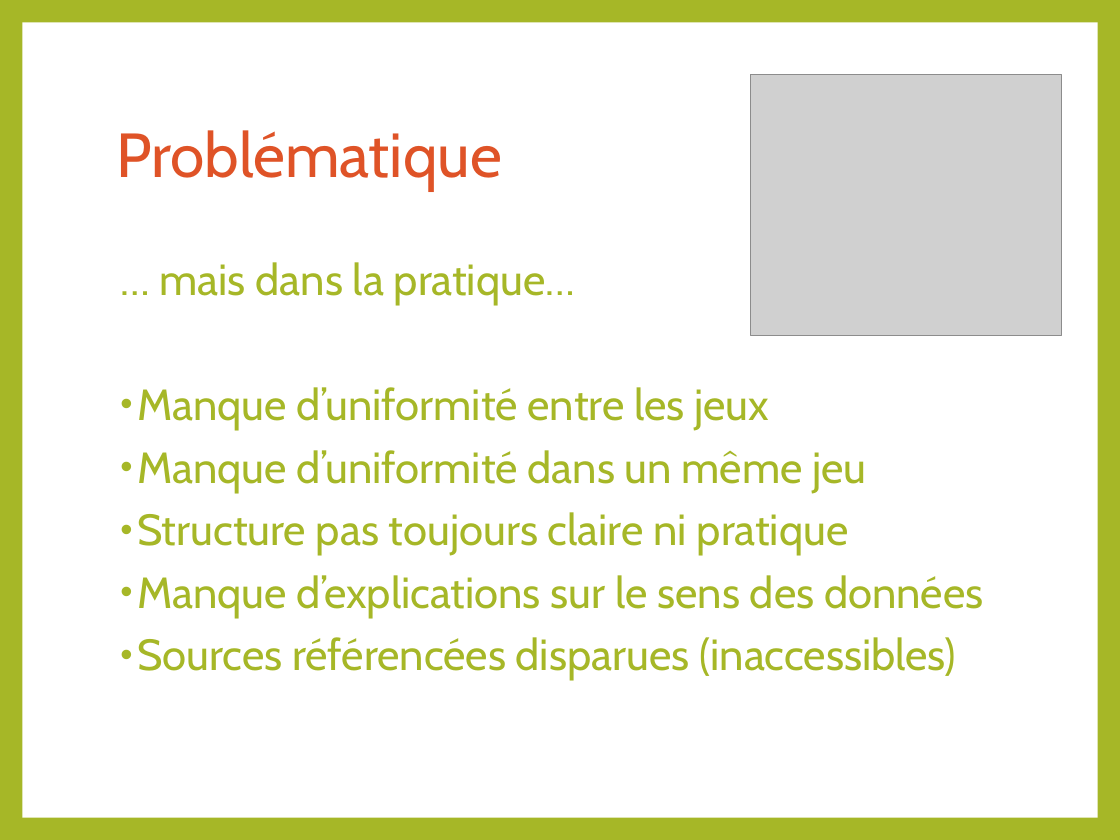
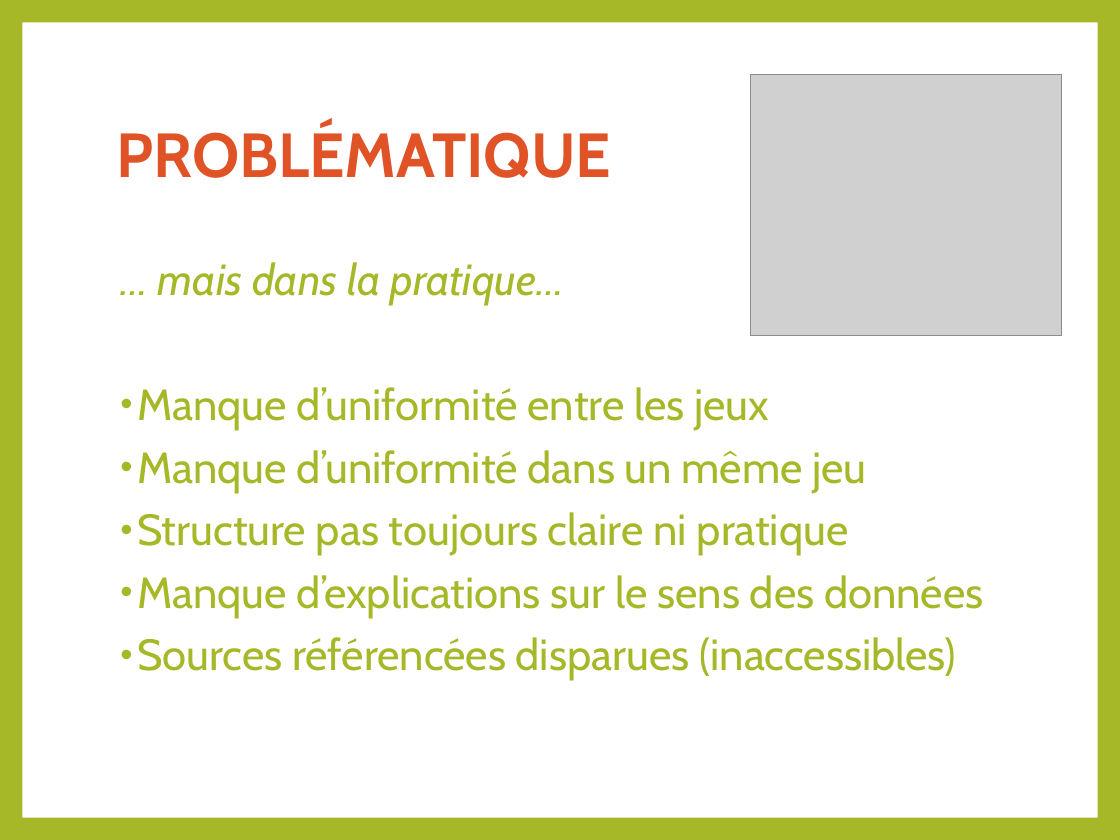
Before and after one commit to micbelgique/mordatality, a slide deck: slide 3 of presentation-summercamp2015.pptx. Drawn at 1120x840 pixels with LibreOffice and Linux fonts; fonts in the diff are those of the drawing; grey boxes stand for pictures. Boxes give left, top, right and bottom in pixels: in the first picture for what was removed or moved away, otherwise in the second. Text is boxed around its words. In the diff, an @@ line names an element or a change of style, - is before the commit and + after.

```diff
--- a/presentation-summercamp2015.pptx
+++ b/presentation-summercamp2015.pptx
@@ title at <box>116,125,611,178</box>: text changed; bold on @@
-Problématique
+PROBLÉMATIQUE
@@ text at <box>158,262,564,305</box>: italic on in "… mais dans la pratique…" @@
```
Also in this commit, not shown: 8 other slides changed.
